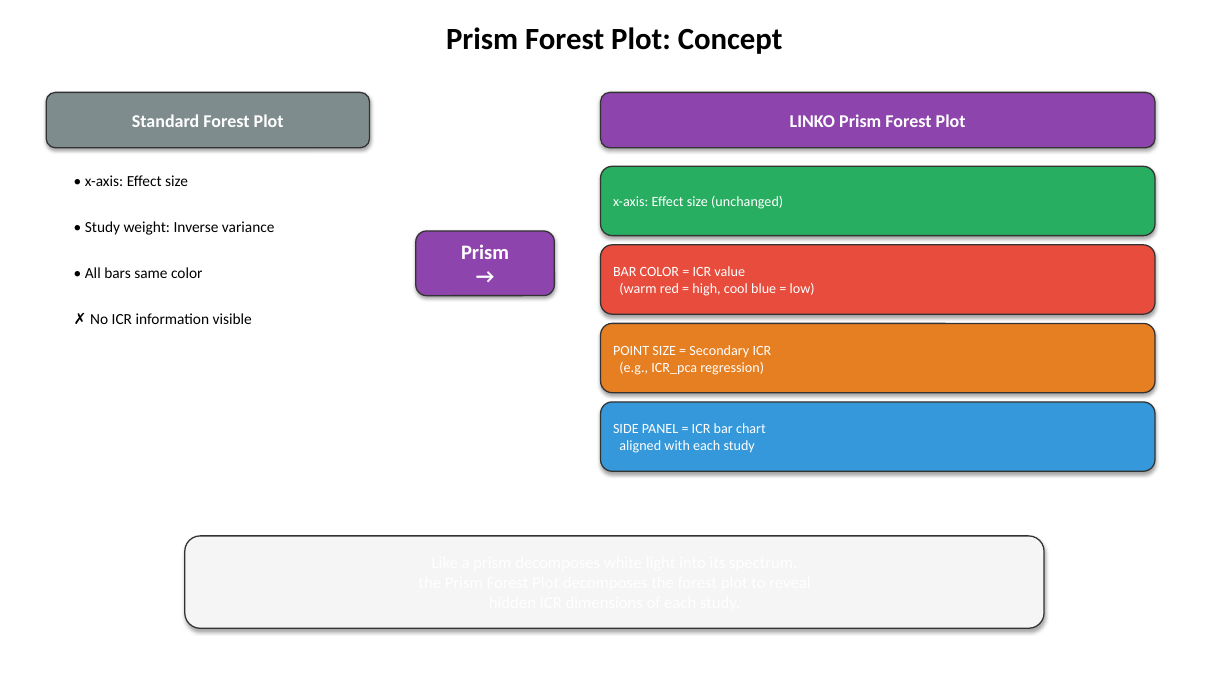
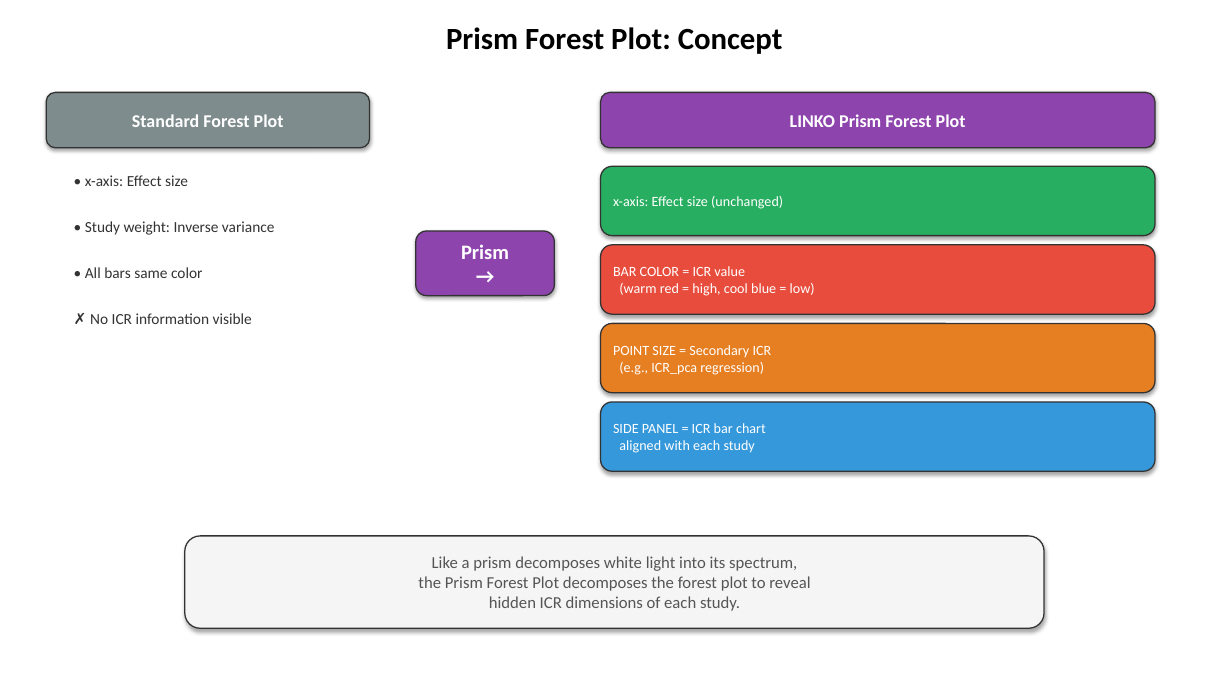
Before and after one commit to bougtoir/linko-icr-paper, a slide deck: slide 5 of icr_paper/ICR_figures_english.pptx. Drawn at 1232x693 pixels with LibreOffice and Linux fonts; fonts in the diff are those of the drawing. Boxes give left, top, right and bottom in pixels: in the first picture for what was removed or moved away, otherwise in the second. Text is boxed around its words. In the diff, an @@ line names an element or a change of style, - is before the commit and + after.

```diff
--- a/icr_paper/ICR_figures_english.pptx
+++ b/icr_paper/ICR_figures_english.pptx
@@ text colour #000000 to #333333 in 4 elements at [85, 175, 188, 186], [85, 221, 275, 235], [85, 267, 202, 278], [90, 313, 252, 324] @@
@@ text in rounded rectangle at [418, 556, 810, 611]: text added @@
+Like a prism decomposes white light into its spectrum,
+the Prism Forest Plot decomposes the forest plot to reveal
+hidden ICR dimensions of each study.
```
Also in this commit, not shown: 3 other slides changed, 2 other files.
